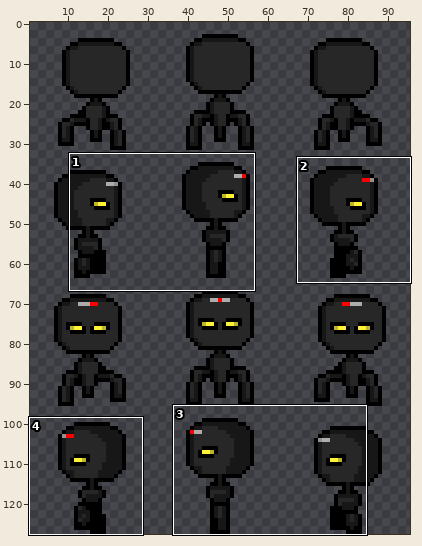
Two states of a sprite sheet, sprite/creature/minimare/PNG/32x32/minimare_robot.png. The picture above shows the old version from afar; the outline marks the close-up.
Close-up. Before:
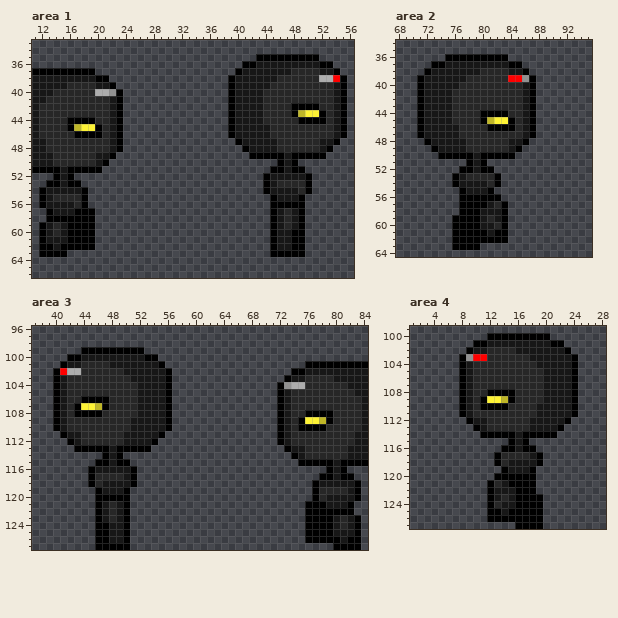
The file is 96x128 pixels. Shown: area 1: x 11..56, y 33..66; area 2: x 68..95, y 34..64; area 3: x 37..84, y 96..127; area 4: x 1..28, y 99..127. The wide view leaves out empty margins.
Now the later version:
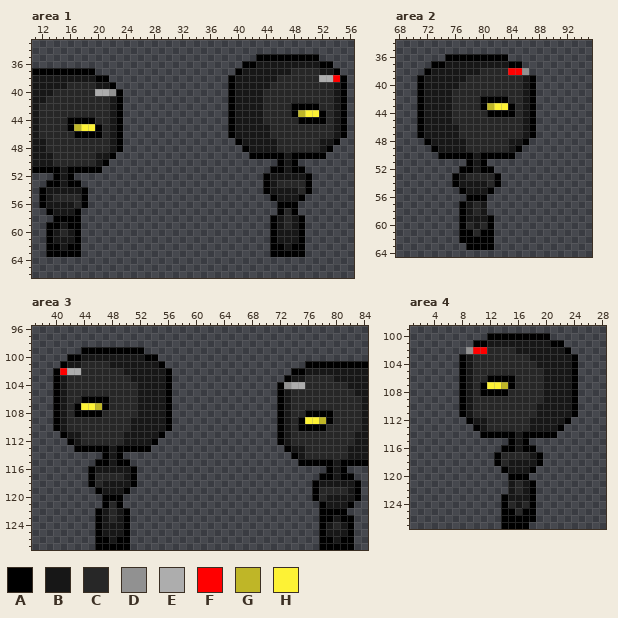
Palette (. is transparent): A #000000  B #171717  C #272727  D #919191  E #adadad  F #ff0000  G #bfb627  H #fdf235
Commit: Rework side frames of robot for better "rocking" motion
Change:
Changed rows in their new state; - is an unchanged pixel.
Area 1:
first column x 12:
56 ---------------------------------.---.
57 ------..-------------------------.A-A.
58 -.----..------------------------------
59 .AA---..------------------------------
60 .ABCB-..----------------------------B-
61 .A--B-..----------------------------B-
62 .-AB--..--------------------------A---
63 .---AA--------------------------------
Area 2:
first column x 80:
38 ----FFD
39 ----CCB
42 AAAA---
43 AGHHA--
44 C---A--
45 CCCCC--
46 -CCCC--
first column x 76:
56 -.---..-
57 --BCB...
58 --BC-...
59 .-BB-A..
60 .-CBCA..
61 .--C-A..
62 .-----..
63 ..--AA--
Area 3:
first column x 46:
120 .---.---------------------------------
121 .A-A.-------------------------..------
122 ------------------------------..----.-
123 ------------------------------..---AA.
124 -B----------------------------..-BCBA.
125 -B----------------------------..-B--A.
126 ---A--------------------------..--BA-.
127 --------------------------------AA---.
Area 4:
first column x 9:
102 DFF----
103 BCC----
106 ---AAAA
107 --AHHGA
108 --A---C
109 --CCCCC
110 --CCCC-
first column x 12:
120 -..---.-
121 ...BCB--
122 ...-CB--
123 ..A-BB-.
124 ..ACBC-.
125 ..A-C--.
126 ..-----.
127 --AA--..
Changed places in both close-ups, as pixel boxes (x1, y1, x2, y2):
changed: (270, 201, 305, 250)
changed: (39, 208, 95, 257)
changed: (480, 68, 529, 131)
changed: (452, 194, 508, 250)
changed: (95, 494, 130, 543)
changed: (305, 501, 361, 550)
changed: (466, 347, 515, 410)
changed: (487, 473, 543, 529)
